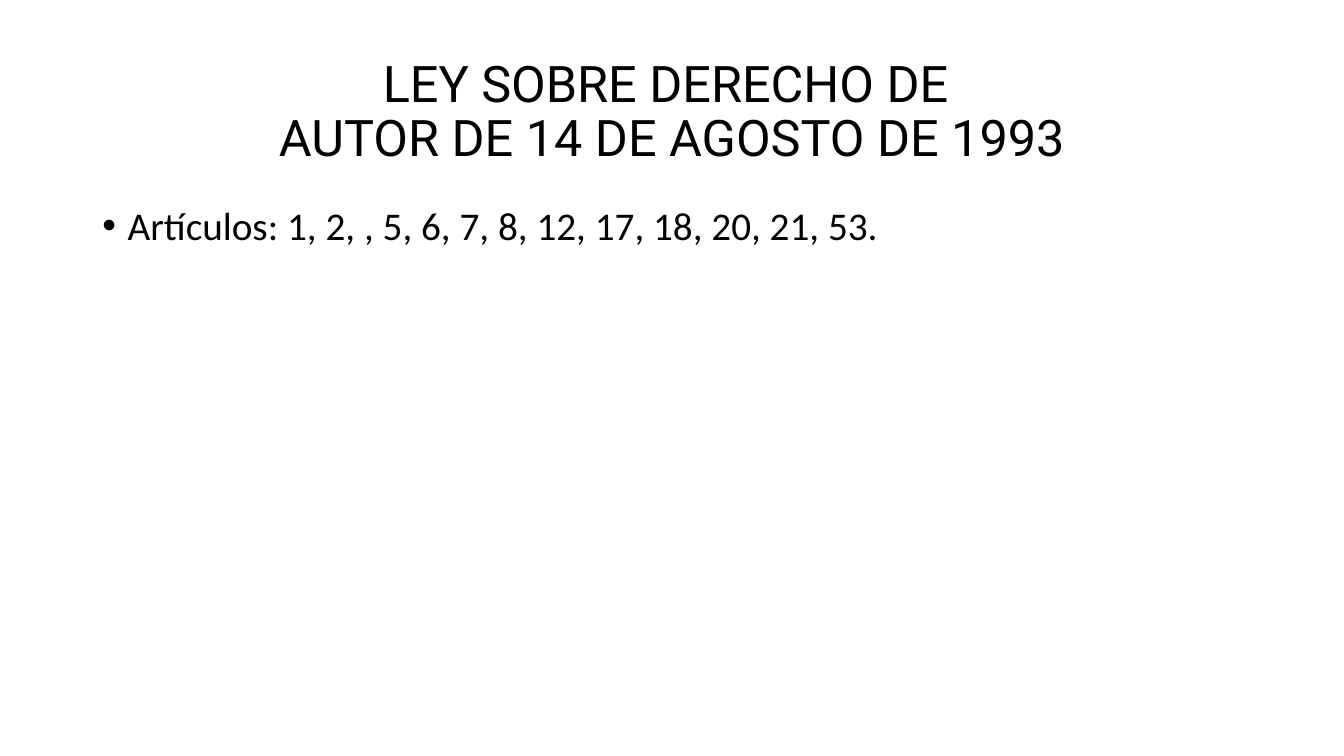
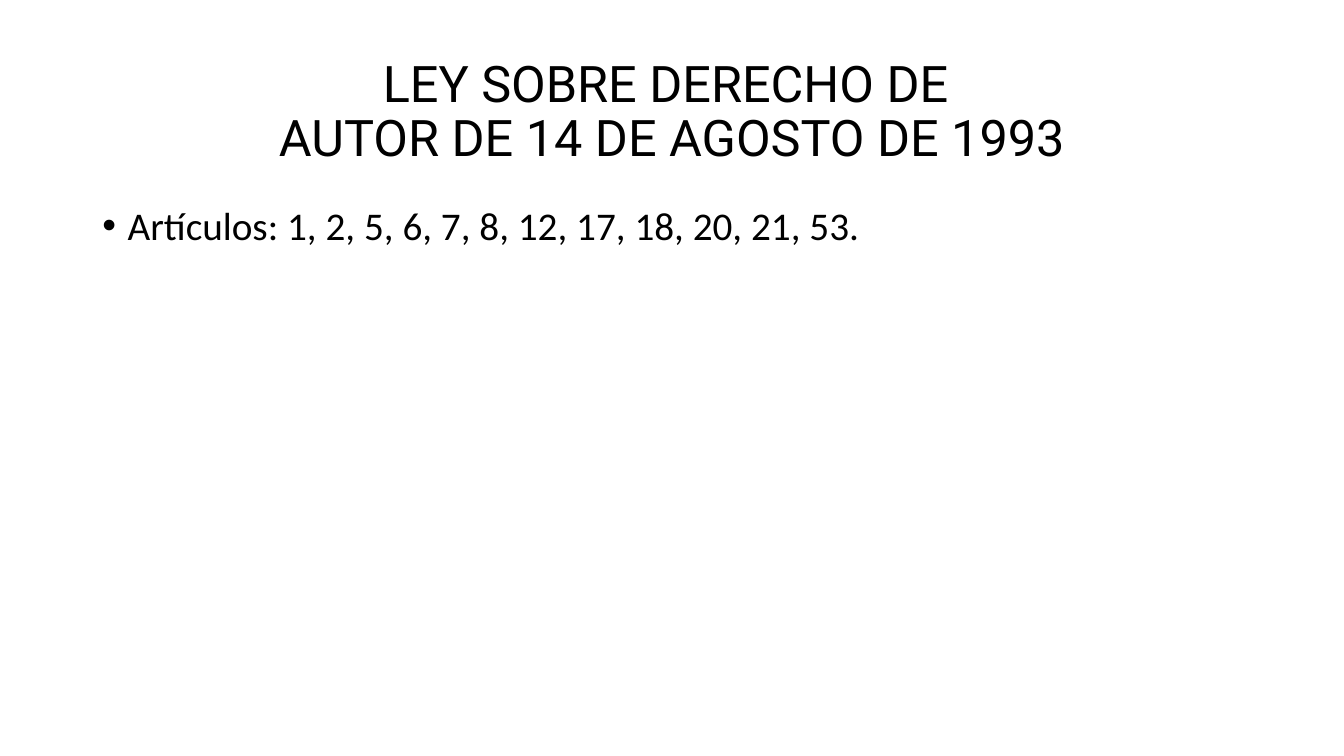
Before and after one commit to Aj4Mc/Pasantia, a slide deck: slide 6 of Presentacion servicio comunitario.pptm. Drawn at 1344x756 pixels with LibreOffice and Linux fonts; fonts in the diff are those of the drawing. Boxes give left, top, right and bottom in pixels: in the first picture for what was removed or moved away, otherwise in the second. Text is boxed around its words. In the diff, an @@ line names an element or a change of style, - is before the commit and + after.

```diff
--- a/Presentacion servicio comunitario.pptm
+++ b/Presentacion servicio comunitario.pptm
@@ text at (128, 212, 859, 245): text changed @@
-• Artículos: 1, 2, , 5, 6, 7, 8, 12, 17, 18, 20, 21, 53.
+• Artículos: 1, 2, 5, 6, 7, 8, 12, 17, 18, 20, 21, 53.
```
Also in this commit, not shown: 4 other slides changed.
